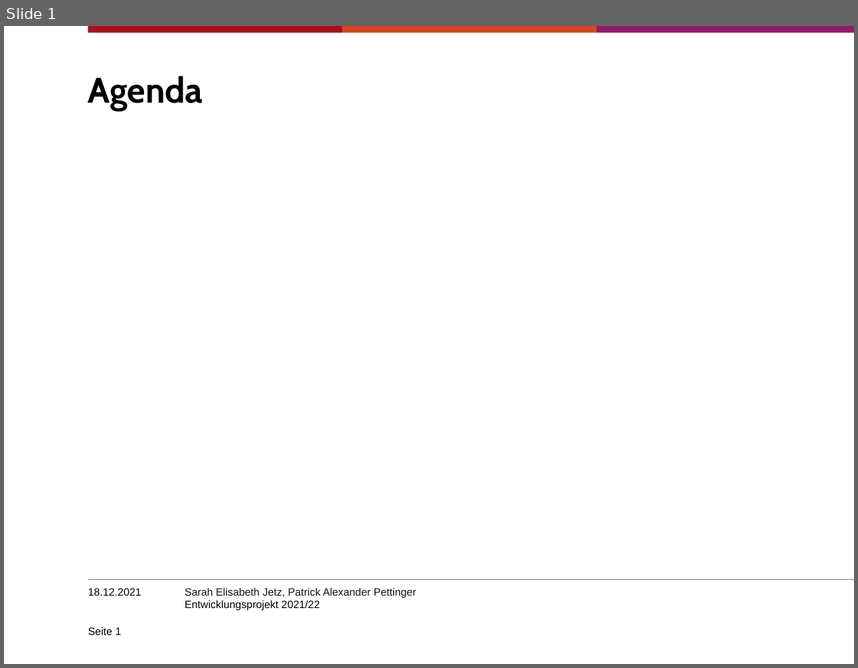
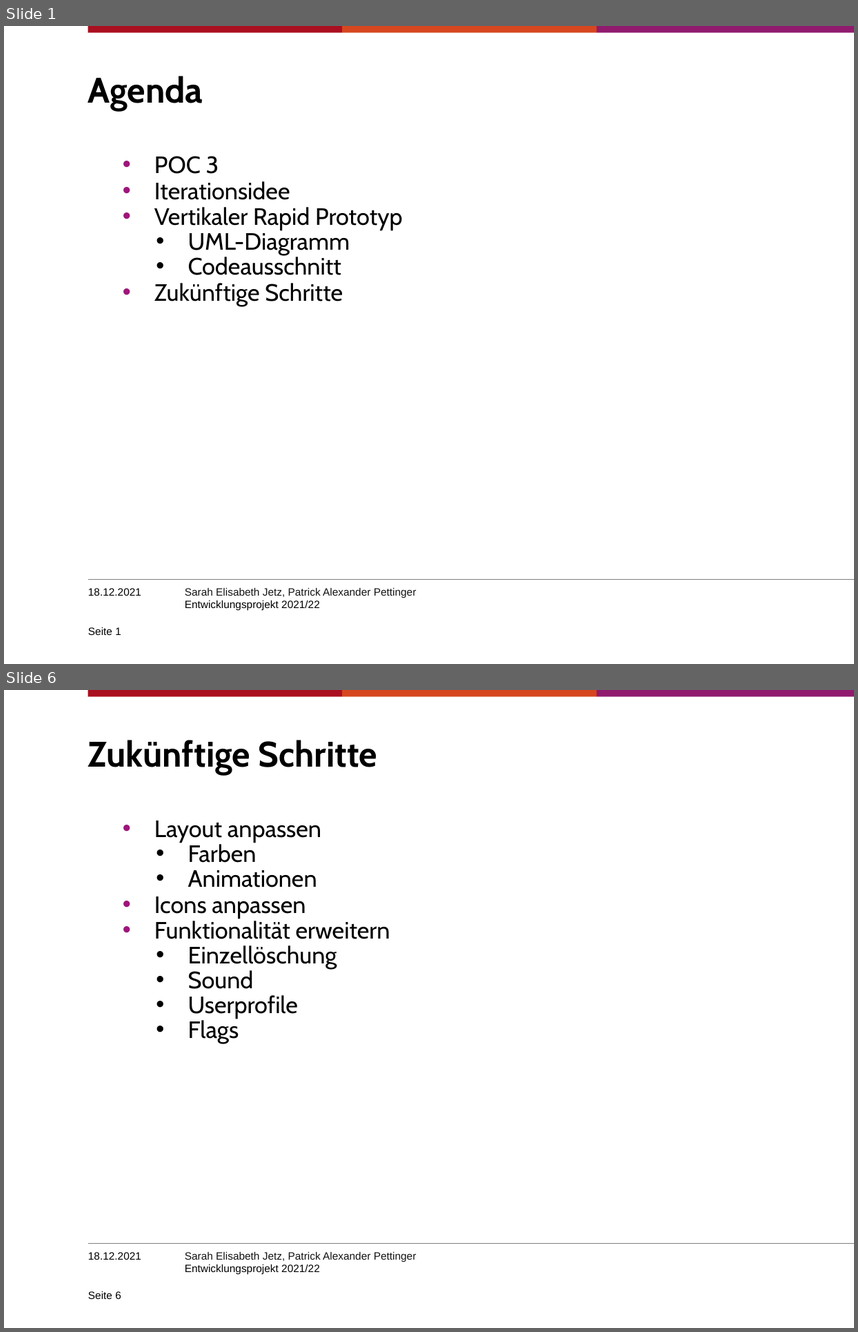
Before and after one commit to SJetz/EPWS2122JetzPettinger, a slide deck: Artefakte/Audit 3/Entwicklungsprojekt202122_PettingerJetz.pptx. Shown one above the other, each under a label of ours: slide 1 before the commit, slides 1 and 6 after it; the slides between them are not shown. The pictures are 858x668 and 858x1332 pixels, drawn with LibreOffice and Linux fonts; fonts in the diff are those of the drawing; background and template pictures are left out. Boxes give left, top, right and bottom in pixels: in the first picture for what was removed or moved away, otherwise in the second. Text is boxed around its words. In the diff, an @@ line names an element or a change of style, - is before the commit and + after.

```diff
--- a/Artefakte/Audit 3/Entwicklungsprojekt202122_PettingerJetz.pptx
+++ b/Artefakte/Audit 3/Entwicklungsprojekt202122_PettingerJetz.pptx
@@ slide 6 added at box(4, 690, 854, 1328), background #FFFFFF; not listed: 5 template elements that a slide beside it also shows @@
@@ title added at box(88, 740, 378, 774), 30 pt, text #000000, bold @@
+Zukünftige Schritte
@@ text added at box(154, 820, 390, 1043), 20 pt, text #000000 @@
+      • Layout anpassen
+        • Farben
+        • Animationen
+      • Icons anpassen
+      • Funktionalität erweitern
+        • Einzellöschung
+        • Sound
+        • Userprofile
+        • Flags
@@ text added at box(88, 1252, 141, 1259), 9 pt, text #000000 @@
+18.12.2021
@@ page number added at box(88, 1290, 121, 1299), 9 pt, text #000000 @@
+Seite 6
@@ slide 1 changed as well @@
@@ text added at box(154, 156, 403, 306), 20 pt, text #000000 @@
+      • POC 3
+      • Iterationsidee
+      • Vertikaler Rapid Prototyp
+        • UML-Diagramm
+        • Codeausschnitt
+      • Zukünftige Schritte
```
Also in this commit, not shown: 4 other slides added, 1 other file.
